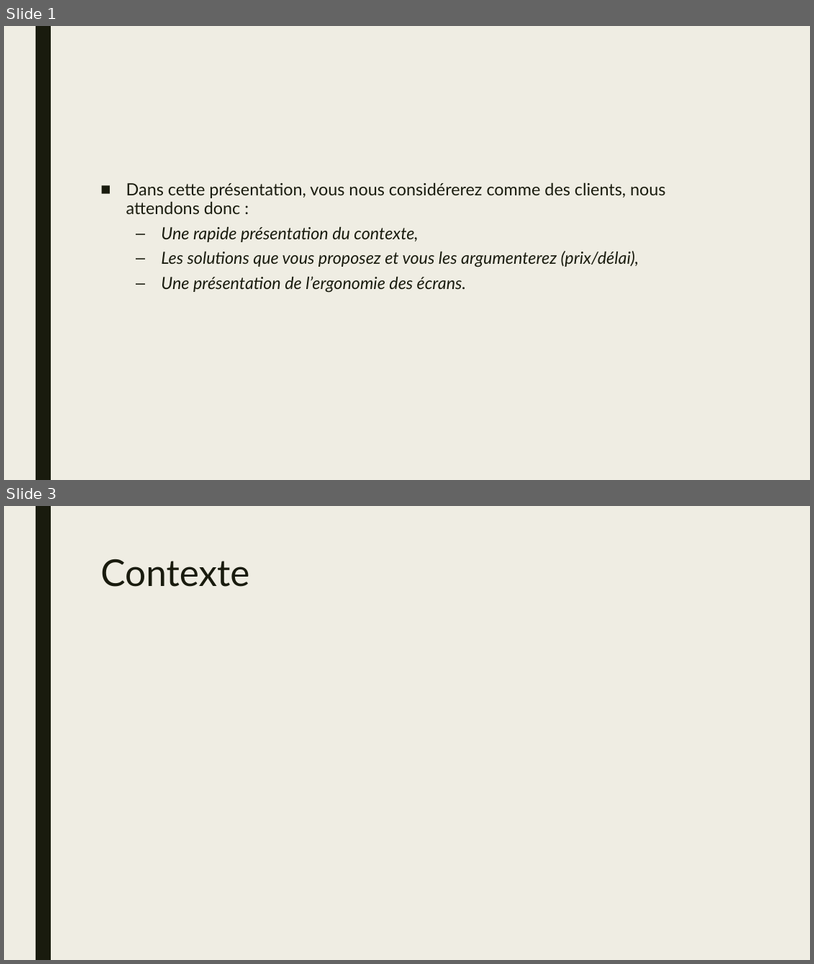
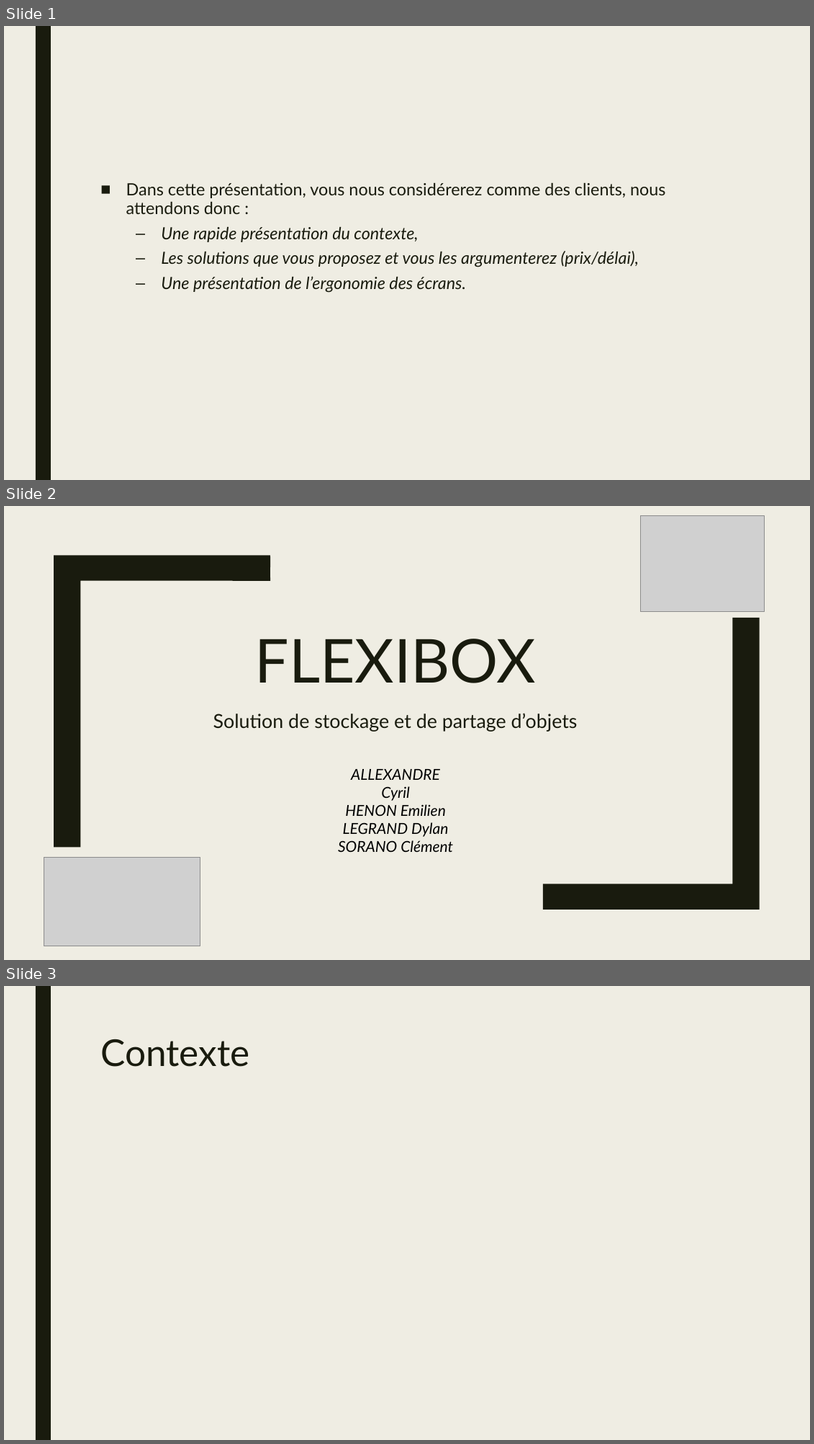
Before and after one commit to csorano/FlexiBox, a slide deck: Diaporama/Diaporama.pptx. Shown one above the other, each under a label of ours: slides 1 and 3 before the commit, slides 1, 2 and 3 after it; the slides between them are not shown. The pictures are 814x964 and 814x1444 pixels, drawn with LibreOffice and Linux fonts; fonts in the diff are those of the drawing; grey boxes stand for pictures. Boxes give left, top, right and bottom in pixels: in the first picture for what was removed or moved away, otherwise in the second. Text is boxed around its words. In the diff, an @@ line names an element or a change of style, - is before the commit and + after.

Commit message:
Updated .pptx file

```diff
--- a/Diaporama/Diaporama.pptx
+++ b/Diaporama/Diaporama.pptx
@@ slide 2 added at <box>4,506,810,960</box>, background #EFEDE3 @@
@@ picture added at <box>641,515,765,611</box> @@
@@ freeform shape added at <box>54,555,270,847</box>, fill #191B0E @@
@@ freeform shape added at <box>543,618,760,909</box>, fill #191B0E @@
@@ title added at <box>255,638,537,683</box>, 72 pt, text #191B0E @@
+FLEXIBOX
@@ subtitle added at <box>214,713,578,731</box>, 23 pt, text #191B0E @@
+Solution de stockage et de partage d’objets
@@ text added at <box>338,769,453,852</box>, 18 pt, text #000000, italic @@
+ALLEXANDRE Cyril
+HENON Emilien
+LEGRAND Dylan
+SORANO Clément
@@ picture added at <box>44,857,200,945</box> @@
```
Also in this commit, not shown: 4 other slides added, 1 slide removed.
